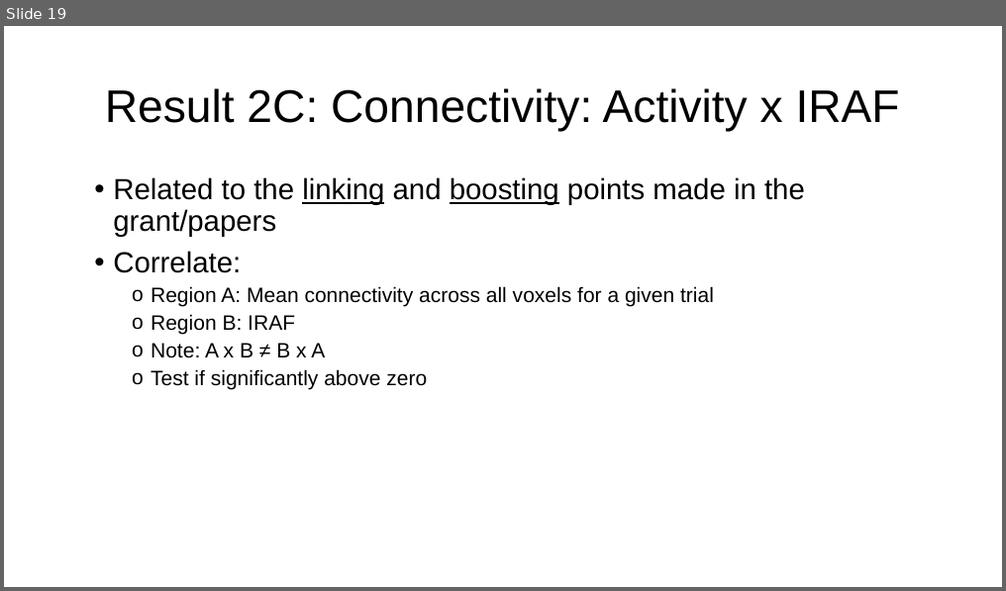
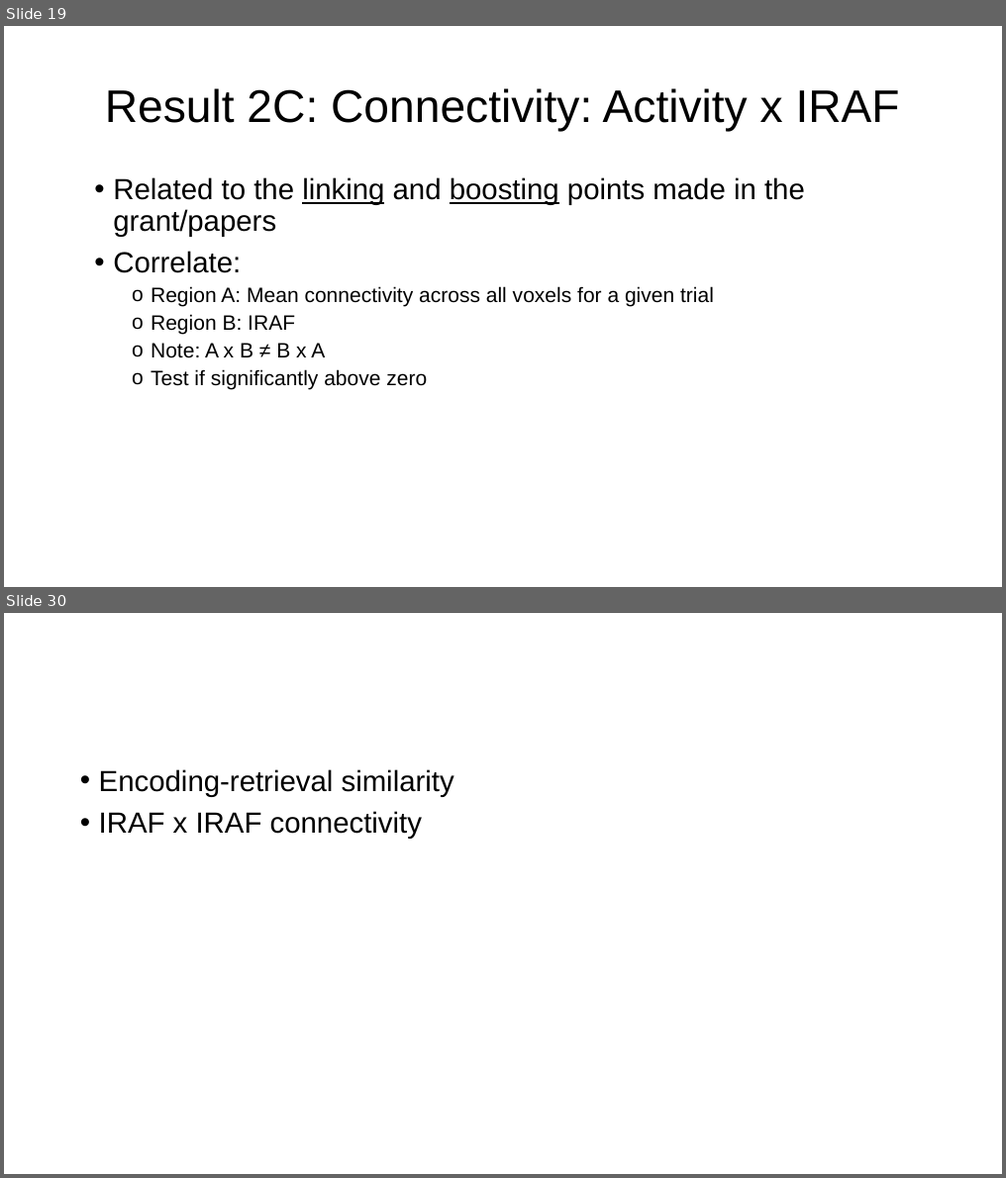
Before and after one commit to paulcbogdan/SchemeRep_PB, a slide deck: SchemeRep_PB_Sep27.pptx. Shown one above the other, each under a label of ours: slide 19 before the commit, slides 19 and 30 after it; the slides between them are not shown. The pictures are 1006x591 and 1006x1178 pixels, drawn with LibreOffice and Linux fonts; fonts in the diff are those of the drawing. Boxes give left, top, right and bottom in pixels: in the first picture for what was removed or moved away, otherwise in the second. Text is boxed around its words. In the diff, an @@ line names an element or a change of style, - is before the commit and + after.

```diff
--- a/SchemeRep_PB_Sep27.pptx
+++ b/SchemeRep_PB_Sep27.pptx
@@ slide 30 added at (x1=4, y1=613, x2=1002, y2=1174), background #FFFFFF @@
@@ text added at (x1=99, y1=769, x2=454, y2=839), 28 pt, text #000000 @@
+• Encoding-retrieval similarity
+• IRAF x IRAF connectivity
```
Also in this commit, not shown: 6 slides changed, 4 other slides added, 10 other files.
